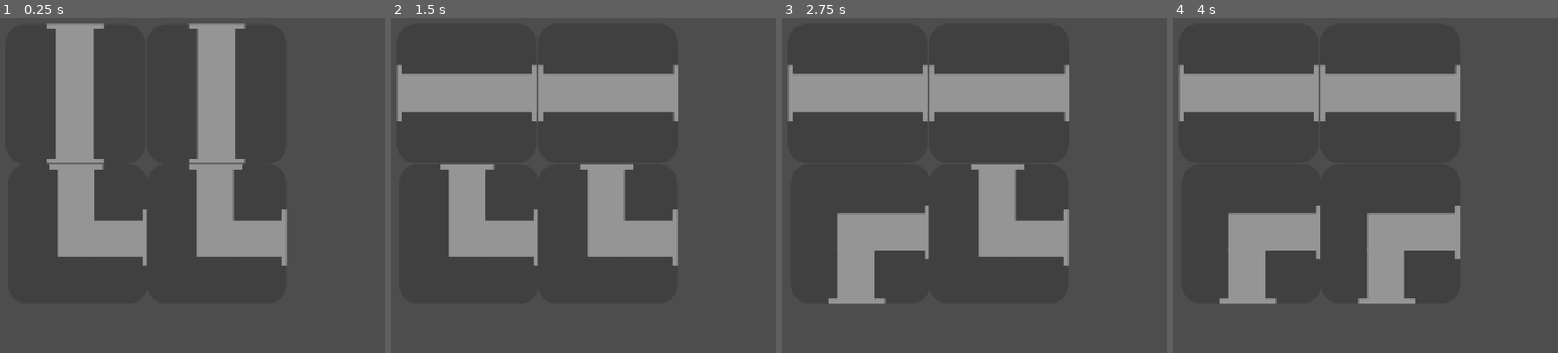
Above: before the commit, frames 1-4 (left to right).
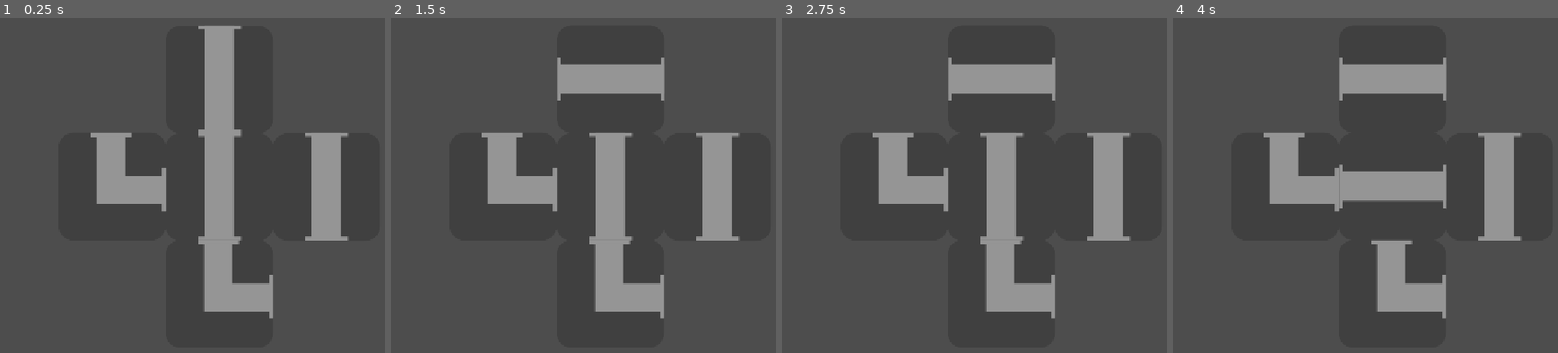
Above: after the commit, the same moments.

Repository: AmossLee274/67
Game: Godot game, scene res://task_2.tscn
Two runs of this game, one before a commit and one after it. Both use one fixed random seed, a clock stepped at 60 frames per second and the inputs below. This scene is started directly instead of the project's main scene.
Inputs (mouse positions are in pixels of both pictures, inside the frame that each line leads up to):
- Up to frame 1 (0.25 s): no input
- Up to frame 2 (1.5 s): tap Enter at 0.5 s; move the mouse to (468, 95) at 0.52 s; click (468, 95) at 0.6 s; tap Space at 1.25 s; move the mouse to (606, 95) at 1.27 s; click (606, 95) at 1.35 s
- Up to frame 3 (2.75 s): tap Enter at 2 s; move the mouse to (859, 235) at 2.02 s; click (859, 235) at 2.1 s
- Up to frame 4 (4 s): tap Space at 2.75 s; move the mouse to (1388, 235) at 2.77 s; click (1388, 235) at 2.85 s; tap Enter at 3.5 s; move the mouse to (outside the picture) at 3.52 s; click (outside the picture) at 3.6 s

The runs differ from the first frame. In frame 1, 19% of the frame differs, in the area x 12-91%, y 1-90%; in frame 2, 22%; in frame 3, 22%; in frame 4, 24%, in the area x 1-91%, y 11-90%.

Commit message:
Just completed task 7

Diff:
--- a/task_2.gd
+++ b/task_2.gd
@@ -1,8 +1,10 @@
+
+
 extends Node2D
 
 
-# Called when the node enters the scene tree for the first time.
 var pipes = []
+
 
 func find_neighbors(pipe) -> Array:
 	var neighbors = []
@@ -19,22 +21,59 @@
 	return neighbors
 
 
+func get_clicked_pipe():
+	var mouse_position = get_global_mouse_position()
+
+	var closest_pipe = null
+	var closest_distance = INF
+
+	for pipe in pipes:
+		var distance = mouse_position.distance_to(pipe.global_position)
+
+		if distance < closest_distance:
+			closest_distance = distance
+			closest_pipe = pipe
+
+	if closest_distance < 100:
+		return closest_pipe
+
+	return null
+
+func _ready() -> void:
+	$Straight.grid_position = Vector2i(0, -1)
+	$Straight2.grid_position = Vector2i(1, 0)
+	$Curved.grid_position = Vector2i(0, 1)
+	$Curved2.grid_position = Vector2i(-1, 0)
+	$Straight3.grid_position = Vector2i(0, 0)
+
+	pipes = [$Straight, $Straight2, $Curved, $Curved2, $Straight3]
+
+func _process(delta: float) -> void:
+	pass
 
 
-func _ready() -> void:
-	$Straight.grid_position = Vector2i(0, 0)
-	$Straight2.grid_position = Vector2i(0, 1)
-	$Curved.grid_position = Vector2i(1, 0)
-	$Curved2.grid_position = Vector2i(1, 1)
+func _input(event: InputEvent) -> void:
+	if event is InputEventMouseButton:
+		if event.button_index == MOUSE_BUTTON_LEFT and event.pressed:
 
-	pipes = [$Straight, $Straight2, $Curved, $Curved2]
+			var clicked_pipe = get_clicked_pipe()
 
+			if clicked_pipe:
+				print("Clicked: ", clicked_pipe.name)
 
-	var neighbors = find_neighbors($Straight)
+				var neighbors = find_neighbors(clicked_pipe)
 
-	for pipe in neighbors:
-		print($Straight.name, " is beside ", pipe.name)
+				for pipe in neighbors:
+					var difference = pipe.grid_position - clicked_pipe.grid_position
 
-# Called every frame. 'delta' is the elapsed time since the previous frame.
-func _process(delta: float) -> void:
-	pass
+					if difference == Vector2i(-1, 0):
+						print("Left neighbour = ", pipe.grid_position)
+
+					elif difference == Vector2i(1, 0):
+						print("Right neighbour = ", pipe.grid_position)
+
+					elif difference == Vector2i(0, -1):
+						print("Top neighbour = ", pipe.grid_position)
+
+					elif difference == Vector2i(0, 1):
+						print("Bottom neighbour = ", pipe.grid_position)
--- a/task_2.tscn
+++ b/task_2.tscn
@@ -8,13 +8,21 @@
 script = ExtResource("1_erq8f")
 
 [node name="Straight" parent="." unique_id=976443151 instance=ExtResource("2_md183")]
-position = Vector2(326, 175)
+position = Vector2(556.99994, 152)
+scale = Vector2(0.77, 0.77)
 
 [node name="Straight2" parent="." unique_id=332857186 instance=ExtResource("2_md183")]
-position = Vector2(553, 175)
+position = Vector2(728.99994, 323.99997)
+scale = Vector2(0.77, 0.77)
+
+[node name="Straight3" parent="." unique_id=765919018 instance=ExtResource("2_md183")]
+position = Vector2(557, 323.99997)
+scale = Vector2(0.77, 0.77)
 
 [node name="Curved" parent="." unique_id=440273220 instance=ExtResource("3_lfjqd")]
-position = Vector2(330, 400)
+position = Vector2(556.99994, 495.99997)
+scale = Vector2(0.77, 0.77)
 
 [node name="Curved2" parent="." unique_id=1353043811 instance=ExtResource("3_lfjqd")]
-position = Vector2(553, 400)
+position = Vector2(385, 324)
+scale = Vector2(0.77, 0.77)
